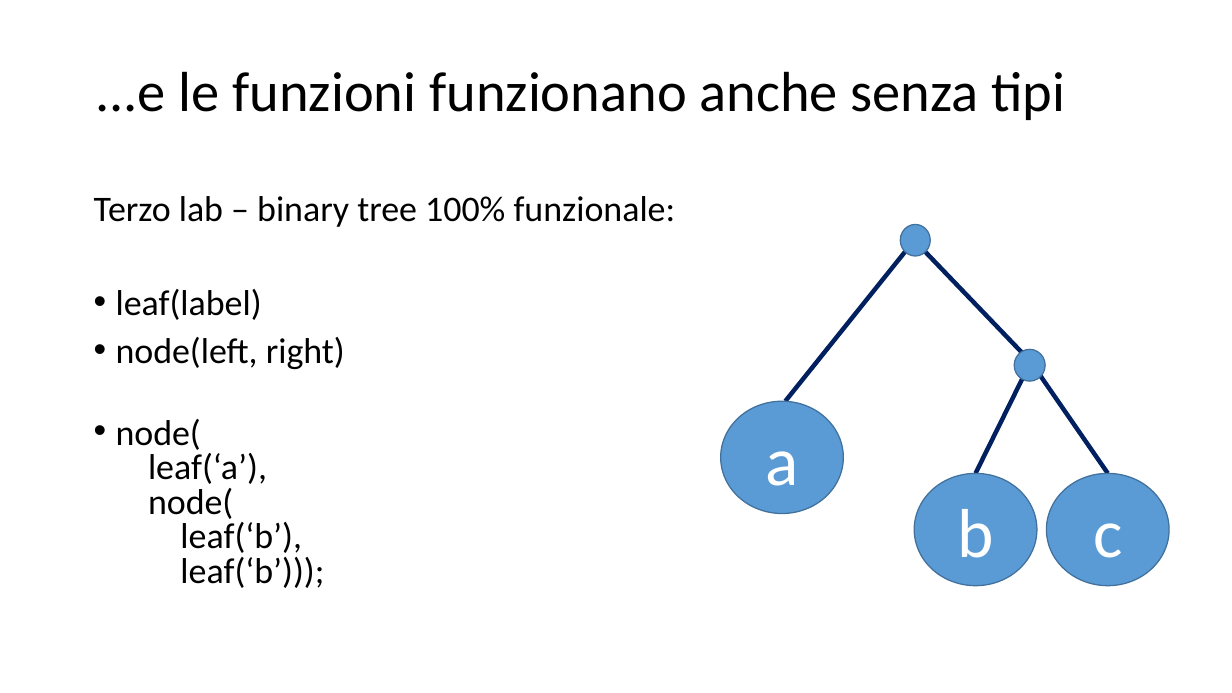
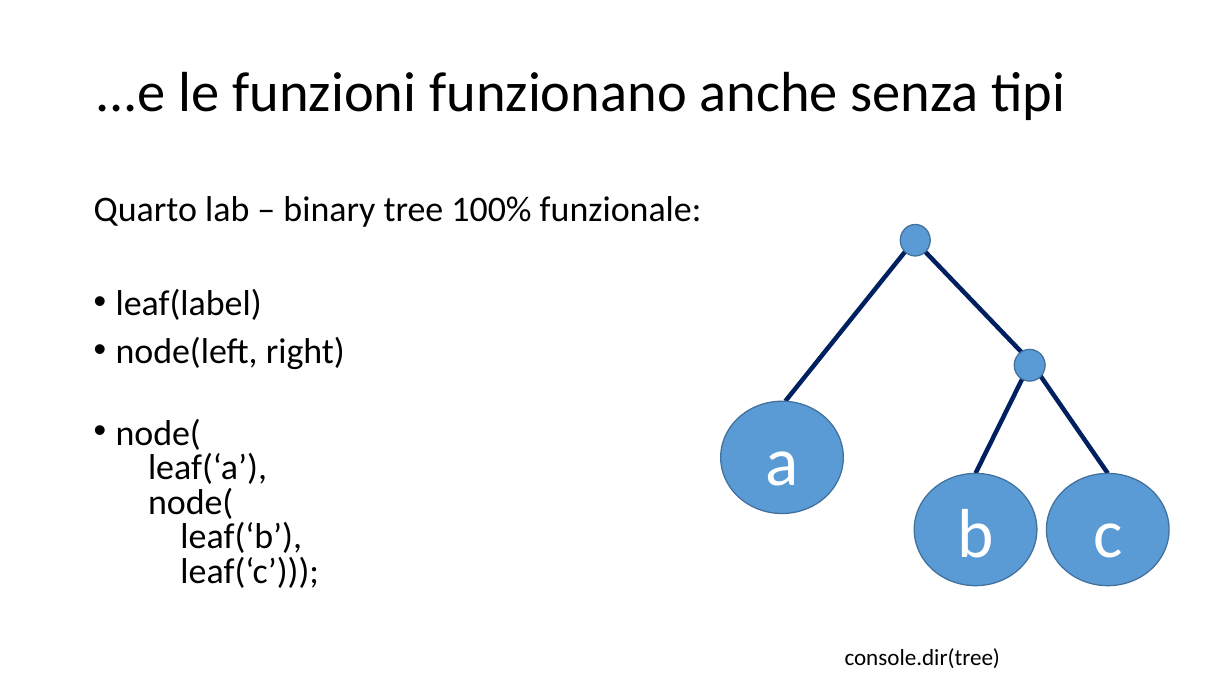
Before and after one commit to Muzietto/funzionale-alla-statale, a slide deck: slide 8 of funzionale-alla-statale.ppt. Drawn at 1232x693 pixels with LibreOffice and Linux fonts; fonts in the diff are those of the drawing. Boxes give left, top, right and bottom in pixels: in the first picture for what was removed or moved away, otherwise in the second. Text is boxed around its words. In the diff, an @@ line names an element or a change of style, - is before the commit and + after.

```diff
--- a/funzionale-alla-statale.ppt
+++ b/funzionale-alla-statale.ppt
@@ text at [94,196,702,227]: text changed @@
-Terzo lab – binary tree 100% funzionale:
+Quarto lab – binary tree 100% funzionale:
@@ text at [116,419,319,588]: text changed @@
-• node(
-  leaf(‘a’),
-  node(
-  leaf(‘b’),
-  leaf(‘b’)));
+• node(
+  leaf(‘a’),
+  node(
+  leaf(‘b’),
+  leaf(‘c’)));
@@ text added at [845,648,1000,668], 18 pt, text #000000 @@
+console.dir(tree)
```
Also in this commit, not shown: 3 other slides changed, 6 other files.
